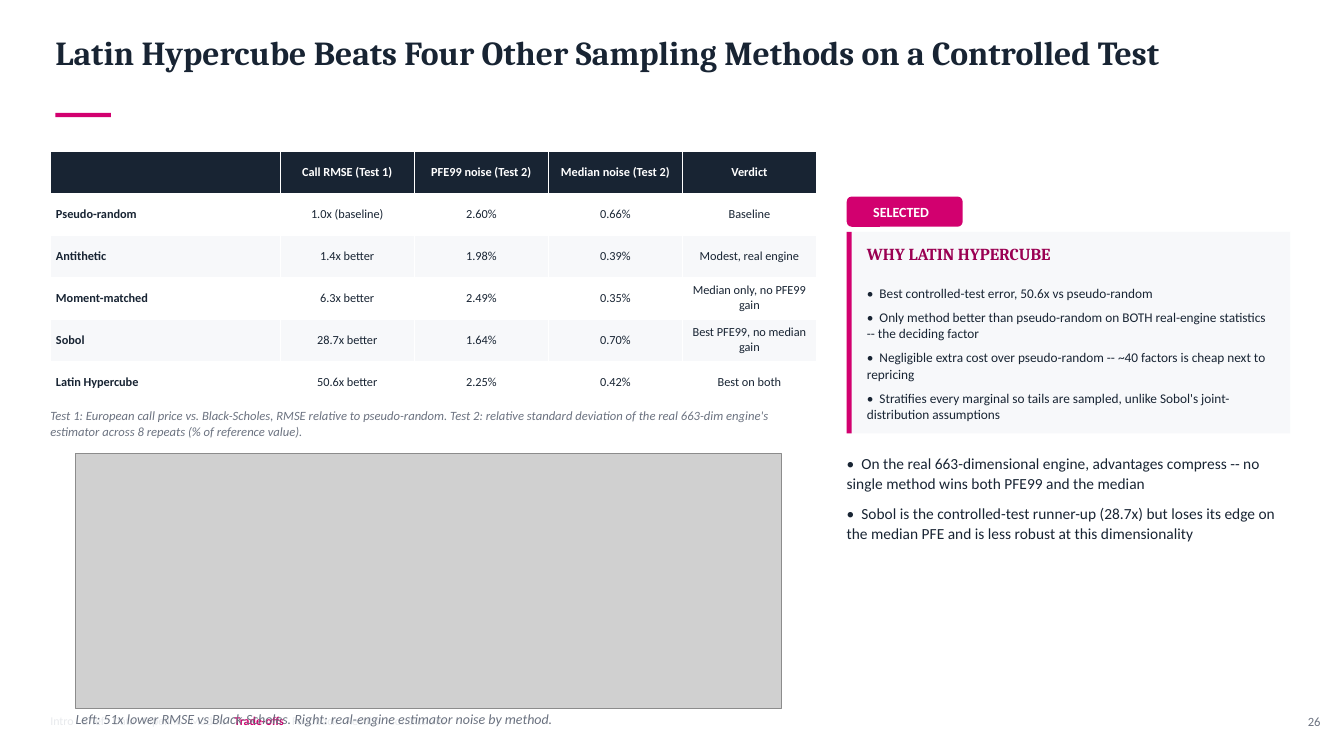
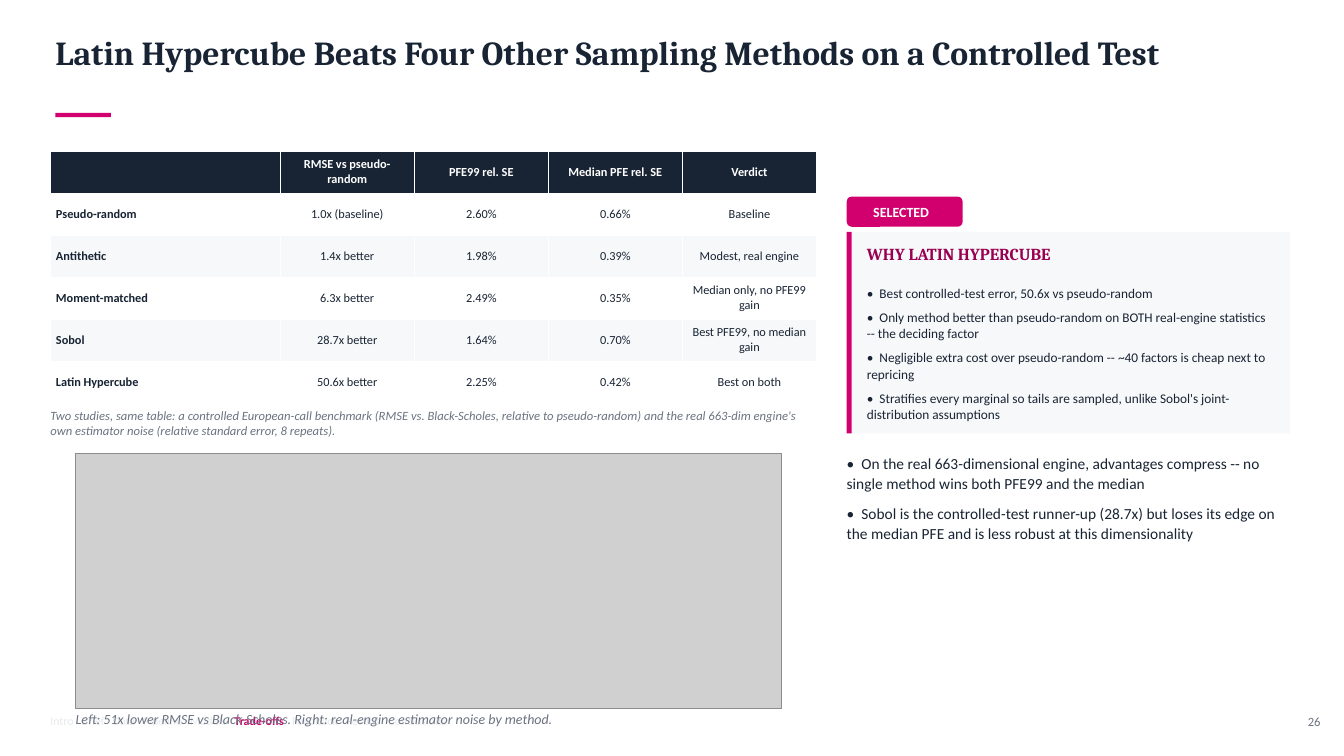
Before and after one commit to eshapandya24/capitolis-risk-engine, a slide deck: slide 26 of docs/Capitolis_CCR_Client_Final_Presentation.pptx. Drawn at 1344x756 pixels with LibreOffice and Linux fonts; fonts in the diff are those of the drawing; grey boxes stand for pictures. Boxes give left, top, right and bottom in pixels: in the first picture for what was removed or moved away, otherwise in the second. Text is boxed around its words. In the diff, an @@ line names an element or a change of style, - is before the commit and + after.

```diff
--- a/docs/Capitolis_CCR_Client_Final_Presentation.pptx
+++ b/docs/Capitolis_CCR_Client_Final_Presentation.pptx
@@ table at [50, 151, 817, 403] @@
-row 1:  | Call RMSE (Test 1) | PFE99 noise (Test 2) | Median noise (Test 2) | Verdict
+row 1:  | RMSE vs pseudo-random | PFE99 rel. SE | Median PFE rel. SE | Verdict
@@ text at [50, 411, 796, 437]: text changed @@
-Test 1: European call price vs. Black-Scholes, RMSE relative to pseudo-random. Test 2: relative standard deviation of the real 663-dim engine's estimator across 8 repeats (% of reference value).
+Two studies, same table: a controlled European-call benchmark (RMSE vs. Black-Scholes, relative to pseudo-random) and the real 663-dim engine's own estimator noise (relative standard error, 8 repeats).
```
Also in this commit, not shown: 20 other slides changed, 1 slide removed, 3 other files.
